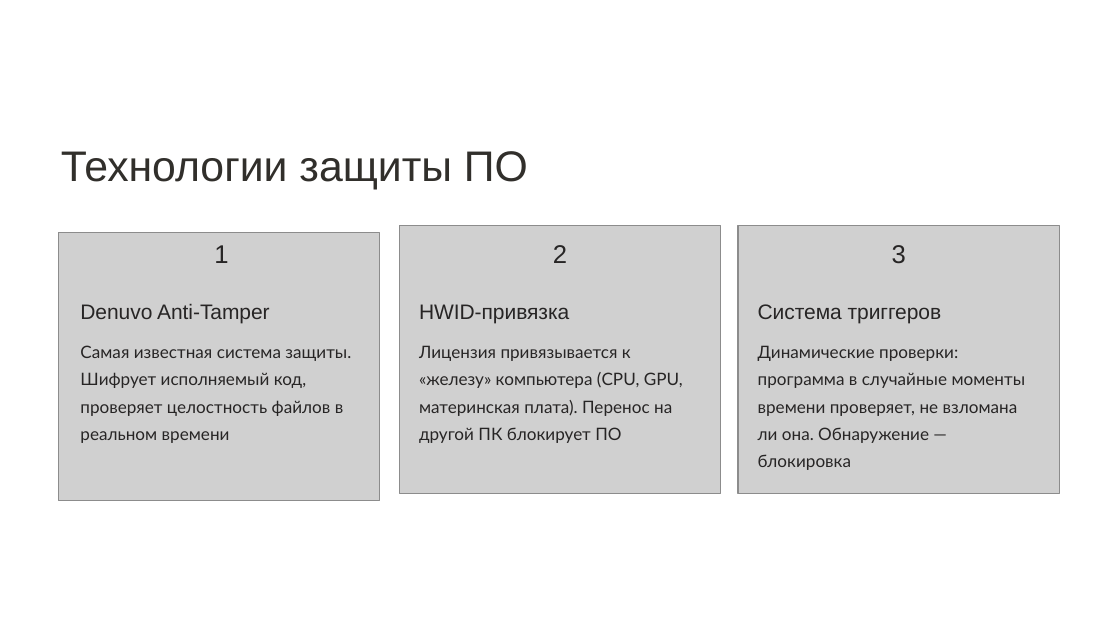
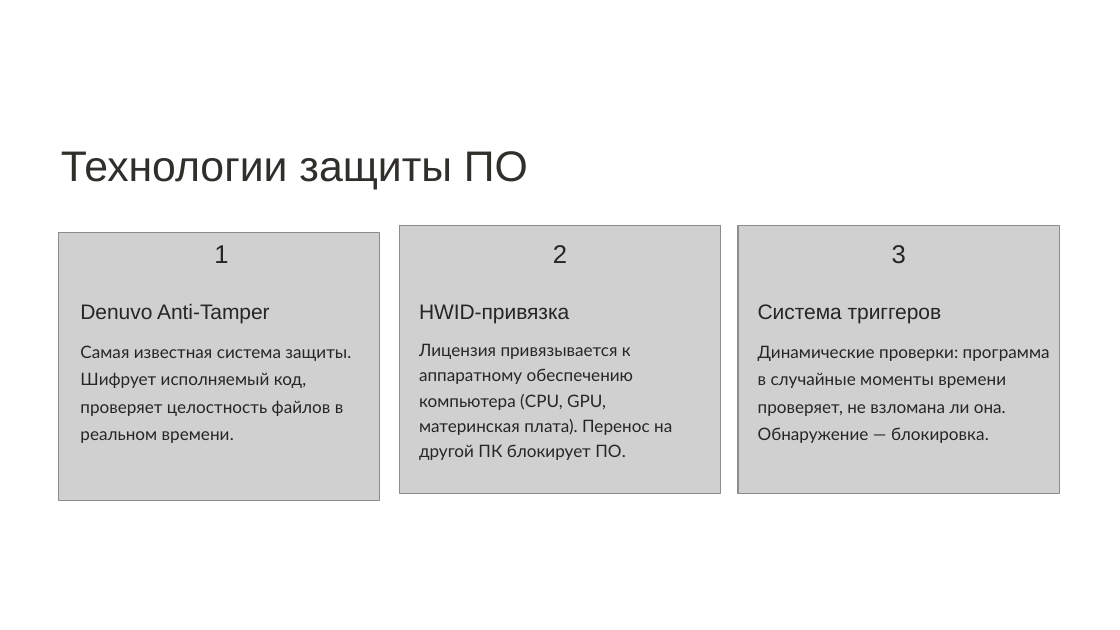
Before and after one commit to Sisulik228/Sipisulik, a slide deck: slide 4 of 000pr.exe.pptx. Drawn at 1120x630 pixels with LibreOffice and Linux fonts; fonts in the diff are those of the drawing; grey boxes stand for pictures; background and template pictures are left out. Boxes give left, top, right and bottom in pixels: in the first picture for what was removed or moved away, otherwise in the second. Text is boxed around its words. In the diff, an @@ line names an element or a change of style, - is before the commit and + after.

```diff
--- a/000pr.exe.pptx
+++ b/000pr.exe.pptx
@@ text at (80,345,351,443): text changed @@
-Самая известная система защиты. Шифрует исполняемый код, проверяет целостность файлов в реальном времени
+Самая известная система защиты. Шифрует исполняемый код, проверяет целостность файлов в реальном времени.
@@ text at (419,343,672,460): text changed @@
-Лицензия привязывается к «железу» компьютера (CPU, GPU, материнская плата). Перенос на другой ПК блокирует ПО
+Лицензия привязывается к аппаратному обеспечению компьютера (CPU, GPU, материнская плата). Перенос на другой ПК блокирует ПО.
@@ text at (758,345,1050,443): text changed @@
-Динамические проверки: программа в случайные моменты времени проверяет, не взломана ли она. Обнаружение — блокировка
+Динамические проверки: программа в случайные моменты времени проверяет, не взломана ли она. Обнаружение — блокировка.
```
Also in this commit, not shown: 6 other slides changed, 4 other files.
